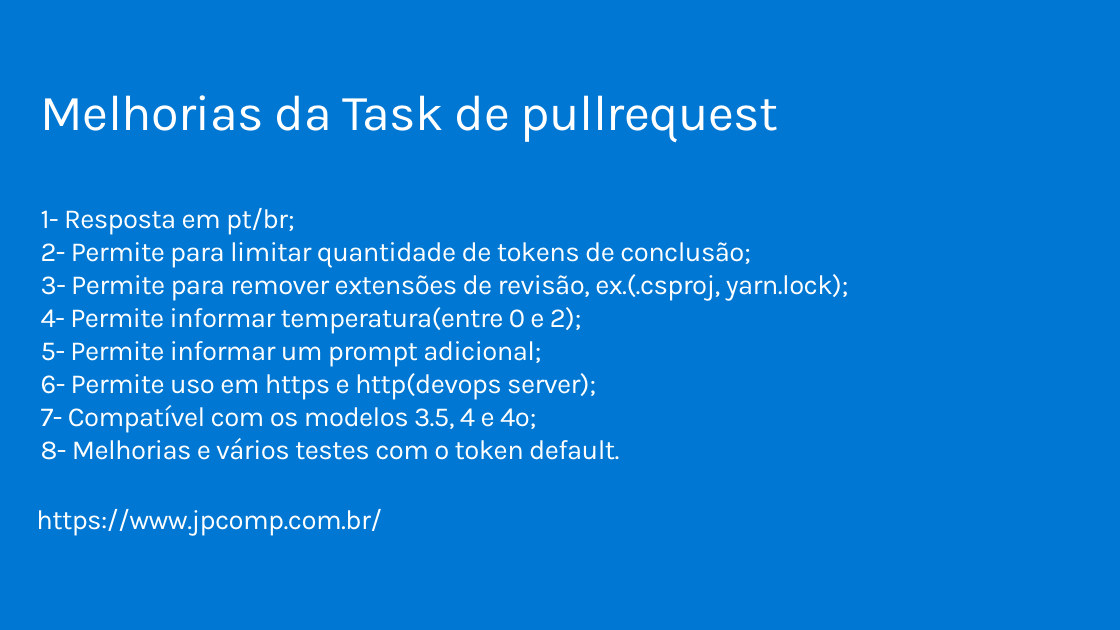
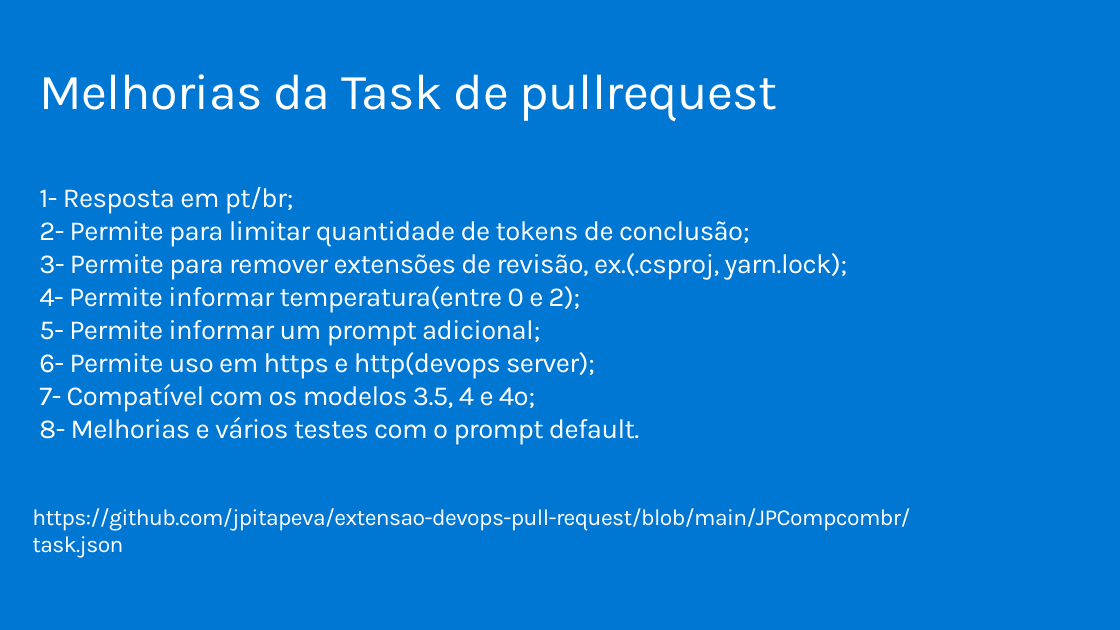
Before and after one commit to jpitapeva/extensao-devops-pull-request, a slide deck: slide 8 of docs/AzureOpenAI.pptx (slide 9 before the commit). Drawn at 1120x630 pixels with LibreOffice and Linux fonts; fonts in the diff are those of the drawing; background and template pictures are left out. Boxes give left, top, right and bottom in pixels: in the first picture for what was removed or moved away, otherwise in the second. Text is boxed around its words. In the diff, an @@ line names an element or a change of style, - is before the commit and + after.

```diff
--- a/docs/AzureOpenAI.pptx
+++ b/docs/AzureOpenAI.pptx
@@ text "Melhorias da Task de pullrequest": place and size @@
-text "Melhorias da Task de pullrequest" at [41,95,849,460]
+text "Melhorias da Task de pullrequest" at [39,74,848,445]
@@ text at [39,417,639,445]: text changed @@
-8- Melhorias e vários testes com o token default.
+8- Melhorias e vários testes com o prompt default.
@@ text "https://www.jpcomp.com.br/" at [32,508,910,558]: text colour #FFFFFF to #0078D4, underline on in "https://www.jpcomp.com.br/" @@
@@ text at [32,508,910,558]: paragraph added @@
+https://github.com/jpitapeva/extensao-devops-pull-request/blob/main/JPCompcombr/task.json
```
Also in this commit, not shown: 1 slide removed.
